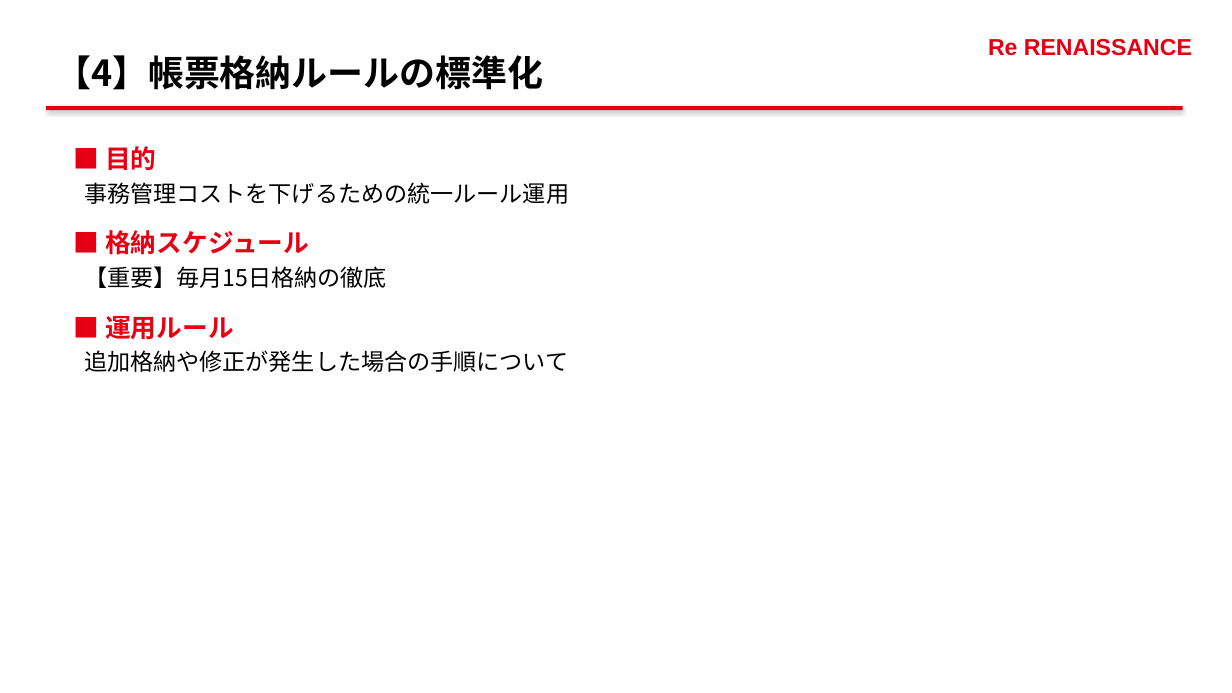
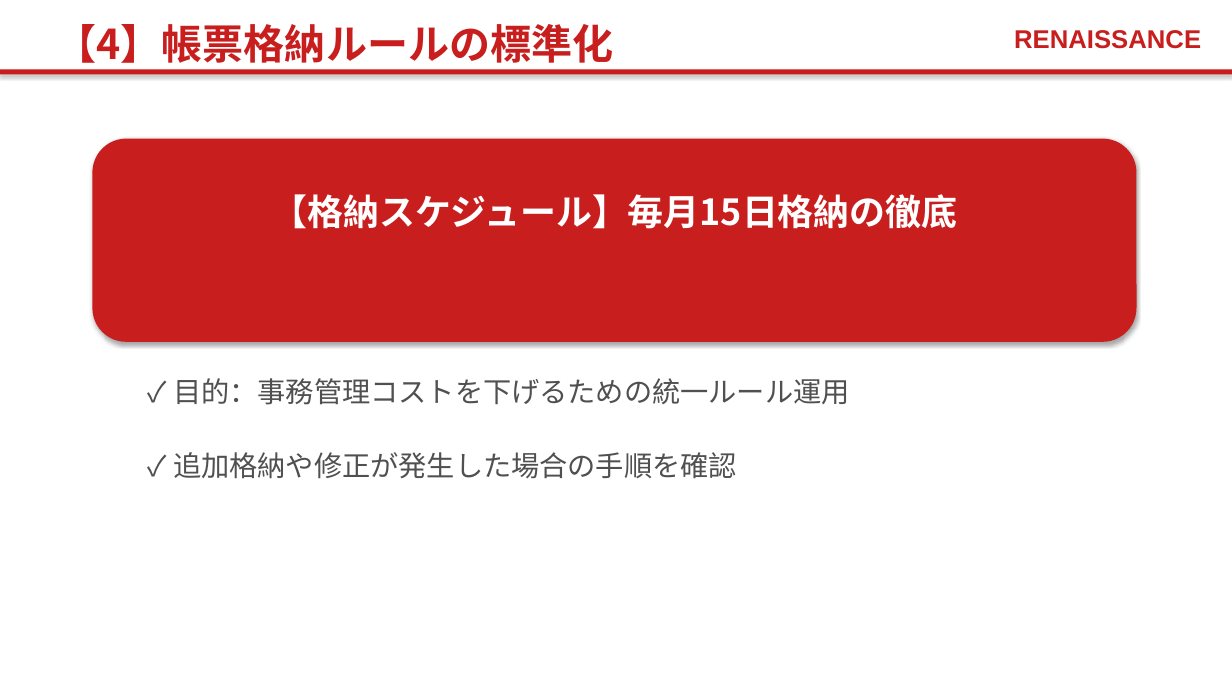
Before and after one commit to pippo2734/my-claude-skills, a slide deck: slide 18 of RURA_followup_mtg.pptx. Drawn at 1232x693 pixels with LibreOffice and Linux fonts; fonts in the diff are those of the drawing. Boxes give left, top, right and bottom in pixels: in the first picture for what was removed or moved away, otherwise in the second. Text is boxed around its words. In the diff, an @@ line names an element or a change of style, - is before the commit and + after.

```diff
--- a/RURA_followup_mtg.pptx
+++ b/RURA_followup_mtg.pptx
@@ text "【4】帳票格納ルールの標準化" moved from (x1=55, y1=55, x2=543, y2=90) to (x1=55, y1=24, x2=613, y2=70) @@
@@ text "【4】帳票格納ルールの標準化" at (x1=55, y1=24, x2=613, y2=70): size 28 to 32 pt, text colour #000000 to #C81E1E @@
@@ text at (x1=1014, y1=30, x2=1201, y2=49): text changed; size 18 to 20 pt; text colour #E60012 to #C81E1E @@
-Re RENAISSANCE
+RENAISSANCE
@@ rectangle resized from (x1=46, y1=106, x2=1183, y2=110) to (x1=0, y1=69, x2=1232, y2=75) @@
@@ rectangle at (x1=0, y1=69, x2=1232, y2=75): fill #E60012 to #C81E1E @@
@@ rounded rectangle added at (x1=92, y1=139, x2=1137, y2=342), fill #C81E1E @@
@@ text added at (x1=272, y1=194, x2=958, y2=229), 28 pt, text #FFFFFF, bold @@
+【格納スケジュール】毎月15日格納の徹底
@@ text at (x1=173, y1=378, x2=849, y2=405): text changed; size 18 to 22 pt; text colour #000000 to #505050 @@
-■ 目的
-事務管理コストを下げるための統一ルール運用
-■ 格納スケジュール
-【重要】毎月15日格納の徹底
-■ 運用ルール
-追加格納や修正が発生した場合の手順について
+✓ 目的：事務管理コストを下げるための統一ルール運用
@@ text added at (x1=173, y1=452, x2=737, y2=479), 22 pt, text #505050 @@
+✓ 追加格納や修正が発生した場合の手順を確認
```
Also in this commit, not shown: 19 other slides changed, 1 other file.
